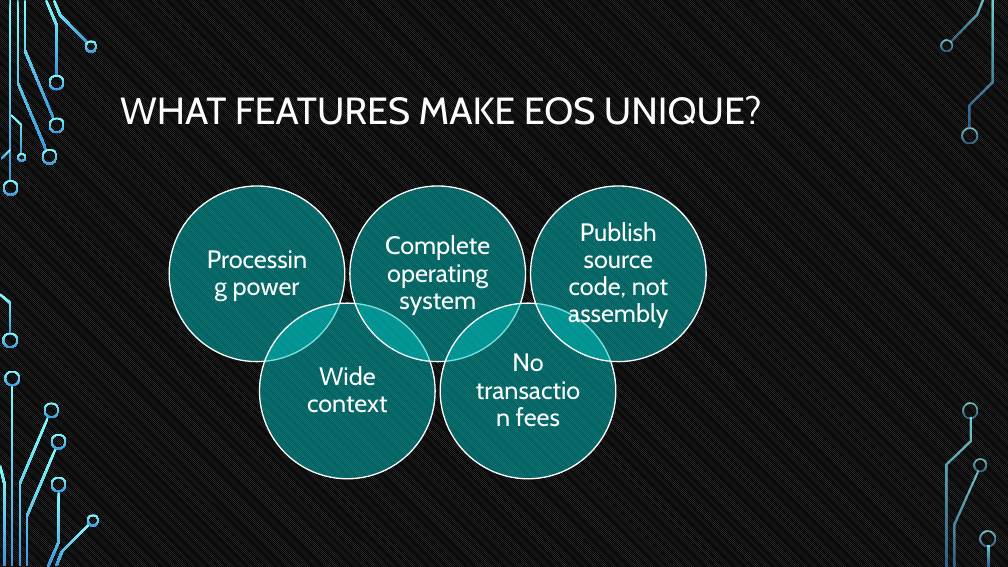
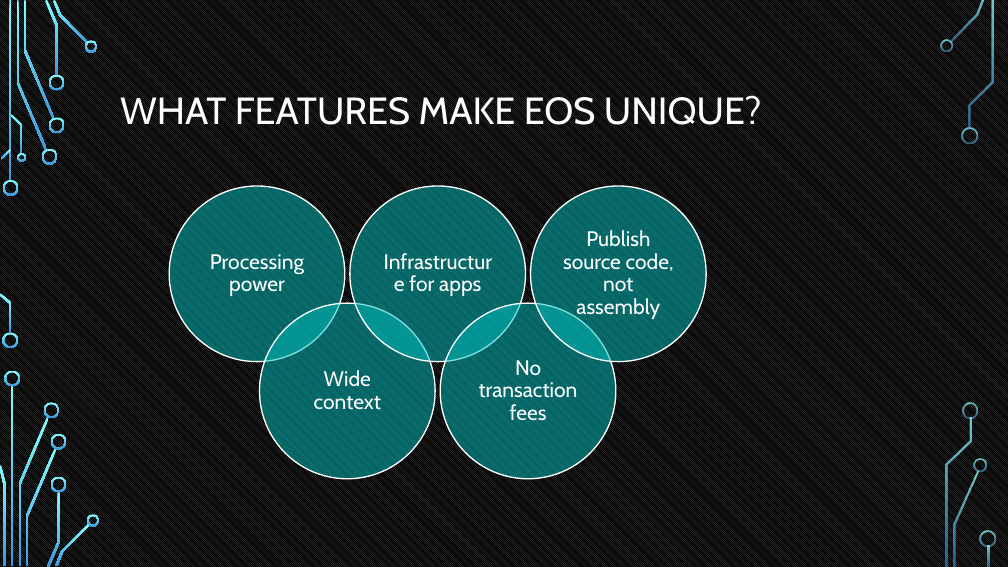
Before and after one commit to tokenika/tokenika.github.io, a slide deck: slide 28 of WarsawBlock.pptx (slide 33 before the commit). Drawn at 1008x567 pixels with LibreOffice and Linux fonts; fonts in the diff are those of the drawing; background and template pictures are left out. Boxes give left, top, right and bottom in pixels: in the first picture for what was removed or moved away, otherwise in the second. Text is boxed around its words. In the diff, an @@ line names an element or a change of style, - is before the commit and + after.

```diff
--- a/WarsawBlock.pptx
+++ b/WarsawBlock.pptx
@@ size 24 to 20 pt; less space between paragraphs in 4 elements at [210, 254, 304, 296], [314, 370, 381, 410], [479, 360, 578, 421], [563, 230, 674, 320] @@
@@ text at [409, 275, 481, 296]: text changed; size 24 to 20 pt @@
-Complete operating system
+Infrastructure for apps
```
Also in this commit, not shown: 9 other slides changed, 1 slide added, 1 other file.
